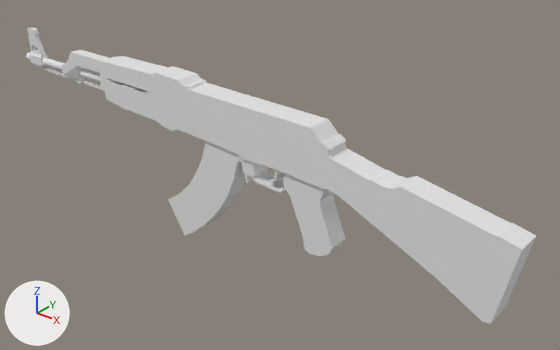
An edit to the Blender file Graphics/Models/_BLEND/Weapons/AK.blend, drawn before and after from the same camera.
One viewpoint serves both versions: a 50 mm camera at (7.35, -8.61, 5.04) aimed at (0.71, -0.31, -0.11). Lighting does not change. The marker at lower left points along +X, +Y and +Z.

Before the edit, the objects in view are built like this:
```python
me_cube_001 = bpy.data.meshes.new('Cube.001')
me_cube_001.from_pydata(...)  # 702 vertices, 479 faces; spans x -4.73..4.78, y -1.0..-0.6, z -1.41..1.38
ob_cube = bpy.data.objects.new('Cube', me_cube_001)
ob_cube.location = (0.0, 0.0, 0.0)
```
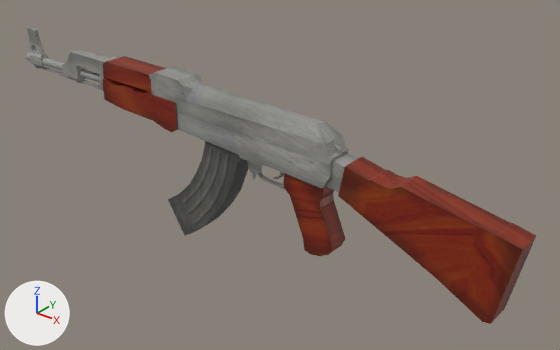
Location of each change, [x1, y1, x2, y2] in pixels of the pictures (560 x 350 px; the box of a moved part takes in the faces that stretch with it):
part 1 of me_cube_001, moved or reshaped: before [40, 52, 362, 195]; after [40, 52, 358, 192]
part 2 of me_cube_001, recoloured: [26, 27, 536, 324] in both

The change in detail:
Picture 'AK.png' (img_ak_png) is new.
Material 'AK.png' (mat_ak_png) is new.
Its texture is img_ak_png.
me_cube_001 is used by ob_cube; location (0.0, 0.0, 0.0).
me_cube_001 had 702 vertices, 479 faces and spanned x -4.73..4.78, y -1.0..-0.6, z -1.41..1.38.
me_cube_001 now has 766 vertices, 516 faces and spans x -4.73..4.78, y -1.03..-0.57, z -1.41..1.38.
Part 1, on me_cube_001:
94 vertices are removed from x -3.46..2.08, y -1.0..-0.6, z -0.01..1.26.
99 faces are deleted.
4 vertices move from x -1.26..-1.21, y -1.0..-0.6, z 1.2..1.26 to x -1.26..-1.2, y -1.0..-0.6, z 1.16.
110 vertices are added at x -2.39..2.33, y -1.03..-0.57, z -0.01..1.24.
7 new vertices lie (0.0, -0.13, 0.0) away from vertices in x 0.52..1.33, y -0.64, z 0.1..0.38.
7 new vertices lie (0.0, 0.12, 0.0) away from vertices in x 0.52..1.33, y -0.96, z 0.1..0.38.
29 new vertices lie (0.0, 0.07, 0.0) away from vertices in x 0.54..1.27, y -0.84, z -0.01..0.32.
5 new vertices lie (0.0, 0.05, 0.0) away from vertices in x 1.98..2.13, y -0.83, z 0.88..0.93.
136 new faces join them.
me_cube_001 part 2: 380 faces spanning x -4.73..4.78, y -1.0..-0.6, z -1.41..1.38 switch from no material to mat_ak_png (picture img_ak_png).
